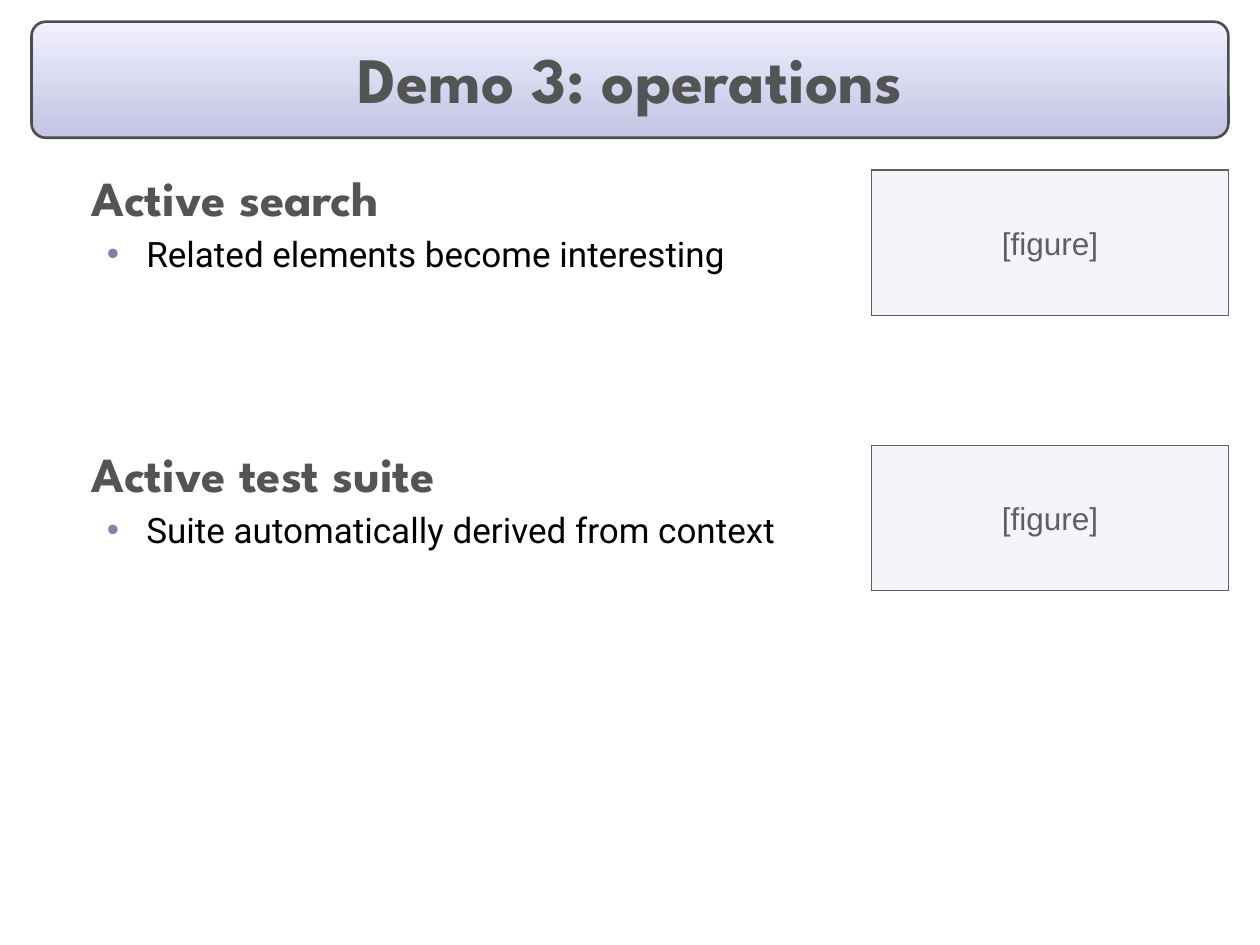
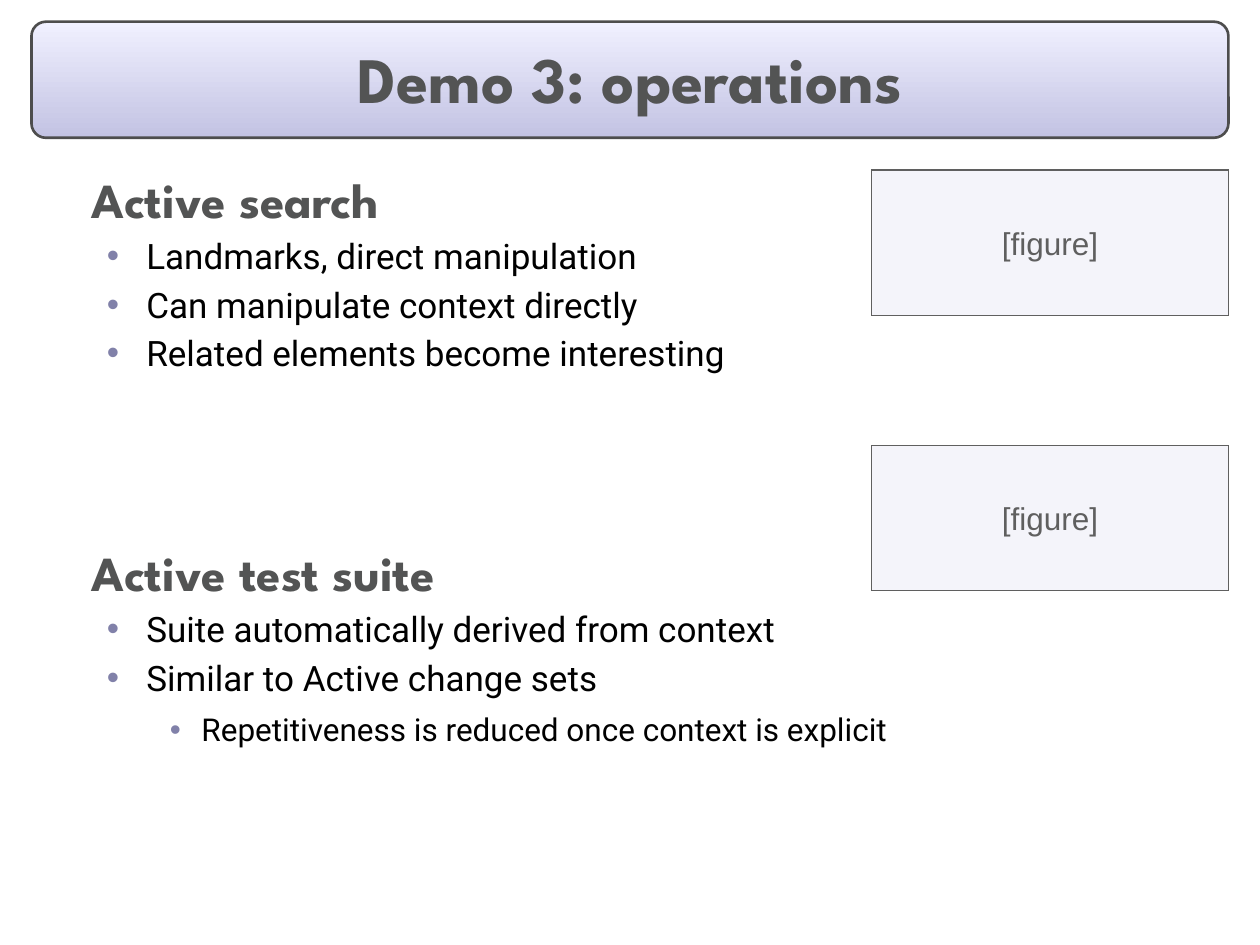
Before and after one commit to eclipse-mylyn/mylyn-website, a slide deck: slide 7 of publications/2006-03-mylar-eclipsecon.ppt. Drawn at 1260x945 pixels with LibreOffice and Linux fonts; fonts in the diff are those of the drawing. Boxes give left, top, right and bottom in pixels: in the first picture for what was removed or moved away, otherwise in the second. Text is boxed around its words. In the diff, an @@ line names an element or a change of style, - is before the commit and + after.

```diff
--- a/publications/2006-03-mylar-eclipsecon.ppt
+++ b/publications/2006-03-mylar-eclipsecon.ppt
@@ text at [146, 242, 637, 326]: paragraphs added @@
+  • Landmarks, direct manipulation
+  • Can manipulate context directly
@@ text at [146, 664, 887, 748]: paragraphs added @@
+  • Similar to Active change sets
+    • Repetitiveness is reduced once context is explicit
```
Also in this commit, not shown: 17 other slides changed.
